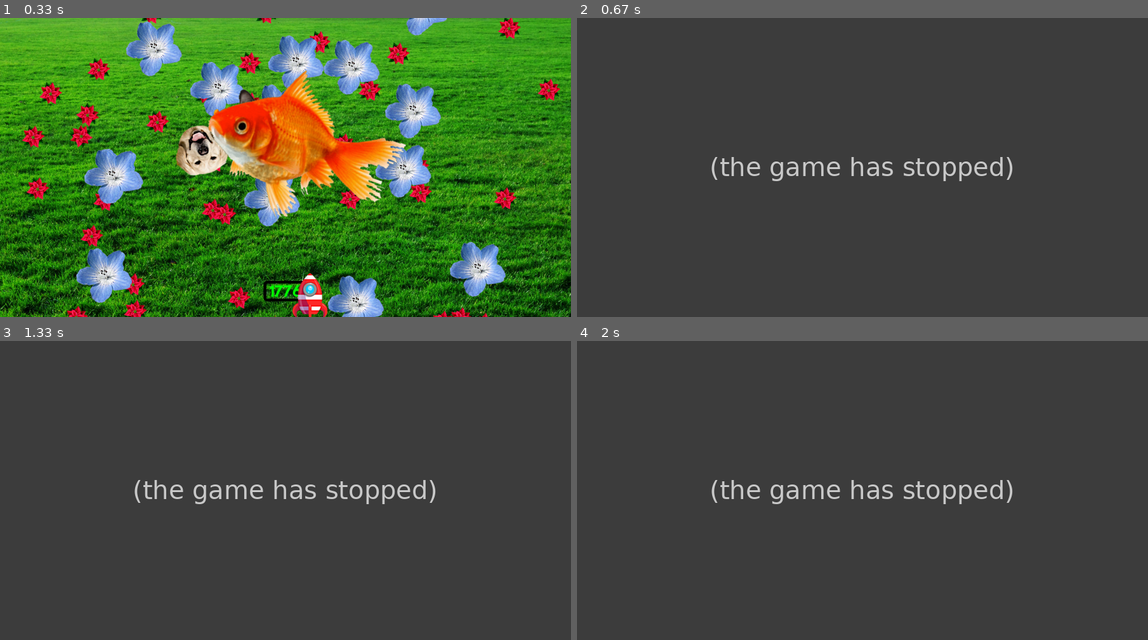
Above: before the commit, frames 1-4 (two rows, left to right).
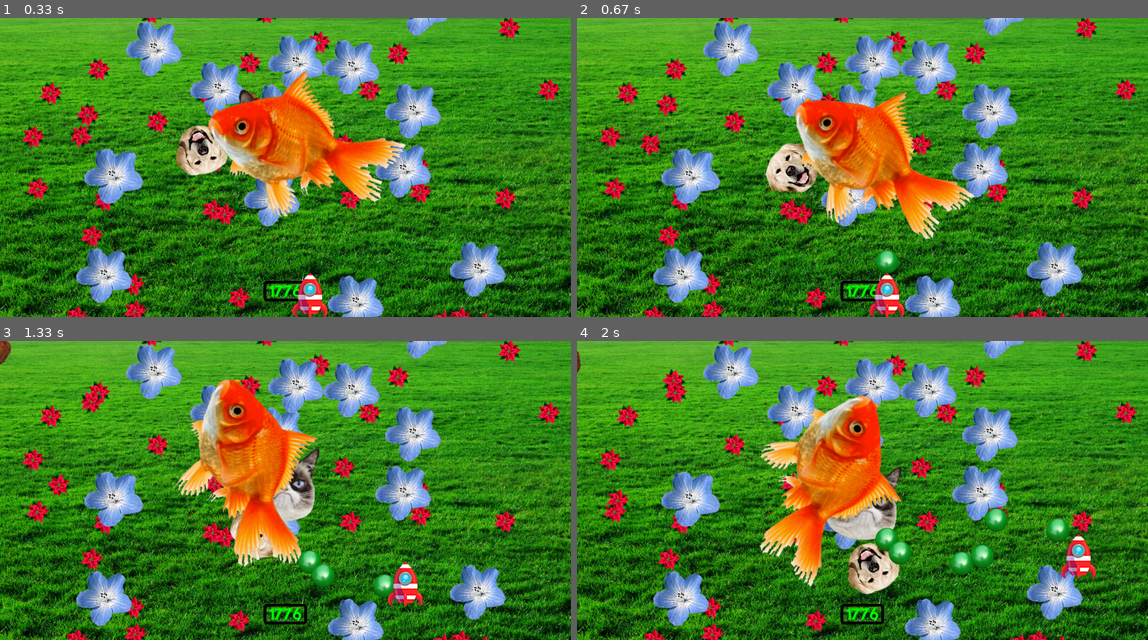
Above: after the commit, the same moments.

Repository: jimmygizmo/pygamefun
Game: pygame game, started from game/main.py
Same seed, same stepped clock (60 frames per second), same inputs: the game is played once before the commit and once after it.
Inputs:
- Up to frame 1 (0.33 s): no input
- Up to frame 2 (0.67 s): tap Space at 0.33 s
- Up to frame 3 (1.33 s): hold Right 0.67-1.13 s; tap Space at 0.73, 1.03, 1.23 s; hold Up from 1.17 s (still down)
- Up to frame 4 (2 s): release Up at 1.47 s; hold Right 1.5-1.97 s; tap Space at 1.57, 1.87 s

Frame 1 is identical in both runs. In frame 2, 100% of the frame differs, in the area x 0-100%, y 0-100%; in frame 3, 100%; in frame 4, 100%.
Error before the commit: NameError: name 'weapon_spec' is not defined (main.py line 239); the game stopped at 0.33 s (later frames are placeholders)

Commit message:
weapon angular velocity fixed. was missing self. in front of a and av specs passed to the new weapon instance and coincidentally there was a leftover global from instantiation phase (last value of weapon_spec from loading the images/cache) which had the same name from the global scope and it was used so: weapon_spec should have been self.weapon_spec inside Player when weapon is fired. This was a tricky bug to isolate. I was vulnerable to it because I was using globals a bit too much still. my prefix idea was a great thing. it immediately pointed me to the root cause. These globals had always been planned to be put inside some other object, class or module (maybe entity.py where they are so closely related to the specs) but of course there is a time and a place for everything. it is best to leave stuff global UNTIL YOU HAVE A GOOD PLACE TO PUT THEM according to something nearing a best-practice design pattern. it takes time for those things to cook and you want all the feature ingredients in there to come up with the best solution for how you move those remaining things (from the apps early life) out of global space and into a more proper home. I will be using those prefixes. It looks like there will be 2 or 3: gr_ gw_ and one other I have in some other notes. this will avoid bugs/collisions involving the same names in inner scopes .. as is very likely to occur with certain variables.

Diff:
--- a/game/main.py
+++ b/game/main.py
@@ -236,8 +236,8 @@
                     y=self.rect.midtop[1],
                     direction=self.weapon_spec['d'],
                     speed=self.weapon_spec['s'],
-                    angle=weapon_spec['a'],
-                    angular_vel=weapon_spec['av'],
+                    angle=self.weapon_spec['a'],
+                    angular_vel=self.weapon_spec['av'],
                     e_spec=self.weapon_e_spec,
                 )
         self.laser_timer()
